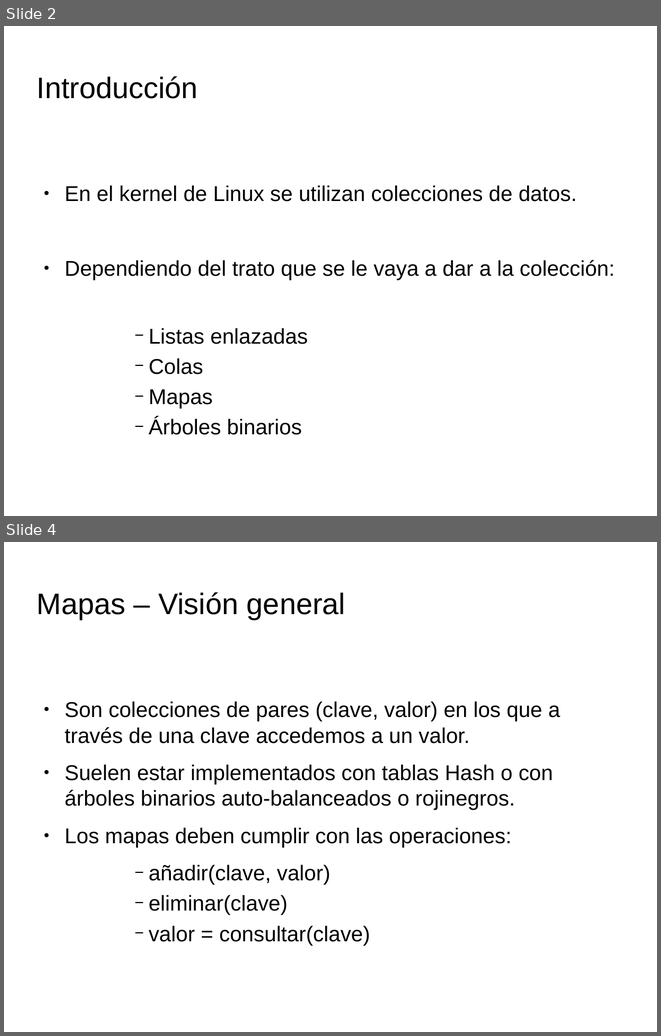
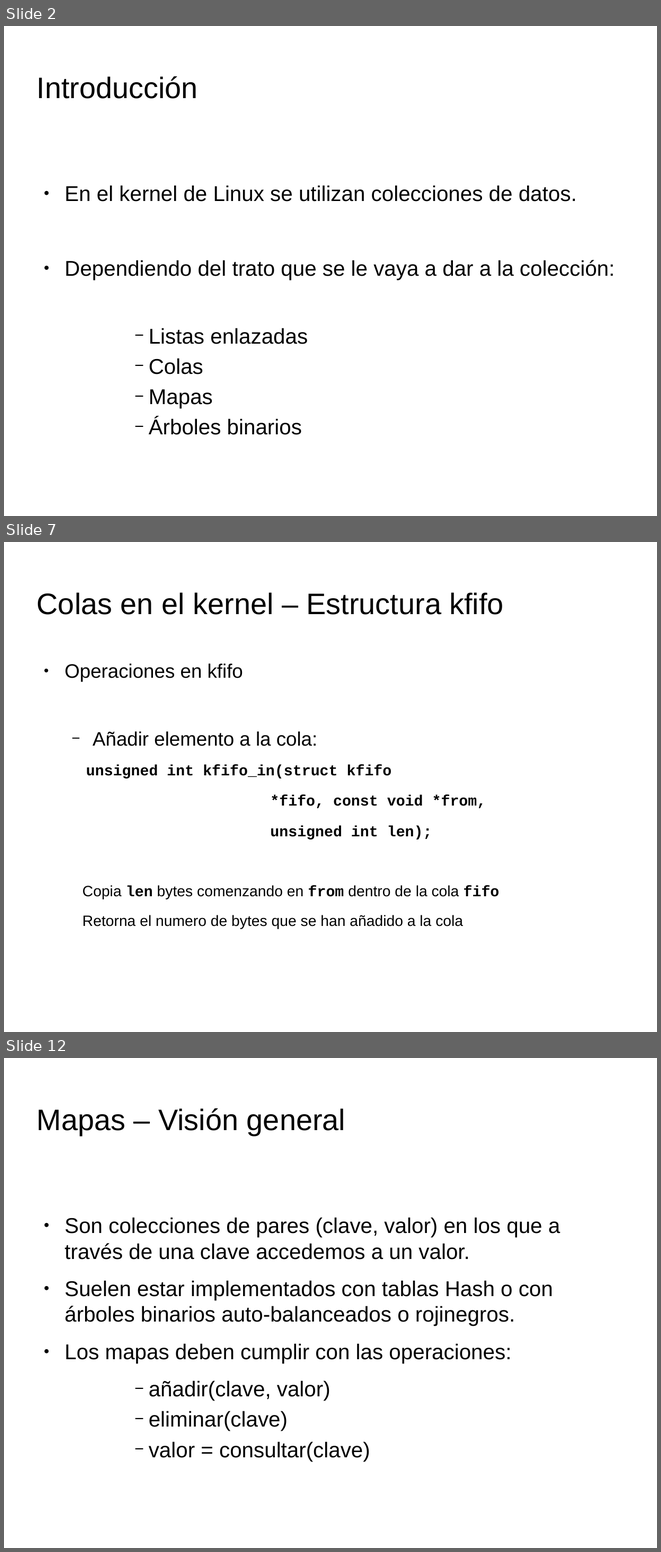
Before and after one commit to tombe85/lin, a slide deck: presentacion/EstructurasDeDatosKernel.odp. Shown one above the other, each under a label of ours: slides 2 and 4 before the commit, slides 2, 7 and 12 after it; the slides between them are not shown. The pictures are 661x1036 and 661x1552 pixels, drawn with LibreOffice and Linux fonts; fonts in the diff are those of the drawing; background and template pictures are left out. Boxes give left, top, right and bottom in pixels: in the first picture for what was removed or moved away, otherwise in the second. Text is boxed around its words. In the diff, an @@ line names an element or a change of style, - is before the commit and + after.

Commit message:
Presentacion: añadido mas datos d las colas

```diff
--- a/presentacion/EstructurasDeDatosKernel.odp
+++ b/presentacion/EstructurasDeDatosKernel.odp
@@ slide 7 added at [4,542,657,1032], background picture (left out) @@
@@ title added at [37,592,504,615], 36 pt, text #000000 @@
+Colas en el kernel – Estructura kfifo
@@ text added at [64,663,500,928], 18.2 pt, text #000000 @@
+● Operaciones en kfifo
+  − Añadir elemento a la cola:
+unsigned int kfifo_in(struct kfifo
+*fifo, const void *from,
+unsigned int len);
+Copia len bytes comenzando en from dentro de la cola fifo
+Retorna el numero de bytes que se han añadido a la cola
@@ what was slide 4 is now slide 12 @@
```
Also in this commit, not shown: 8 other slides added, 1 slide removed.
